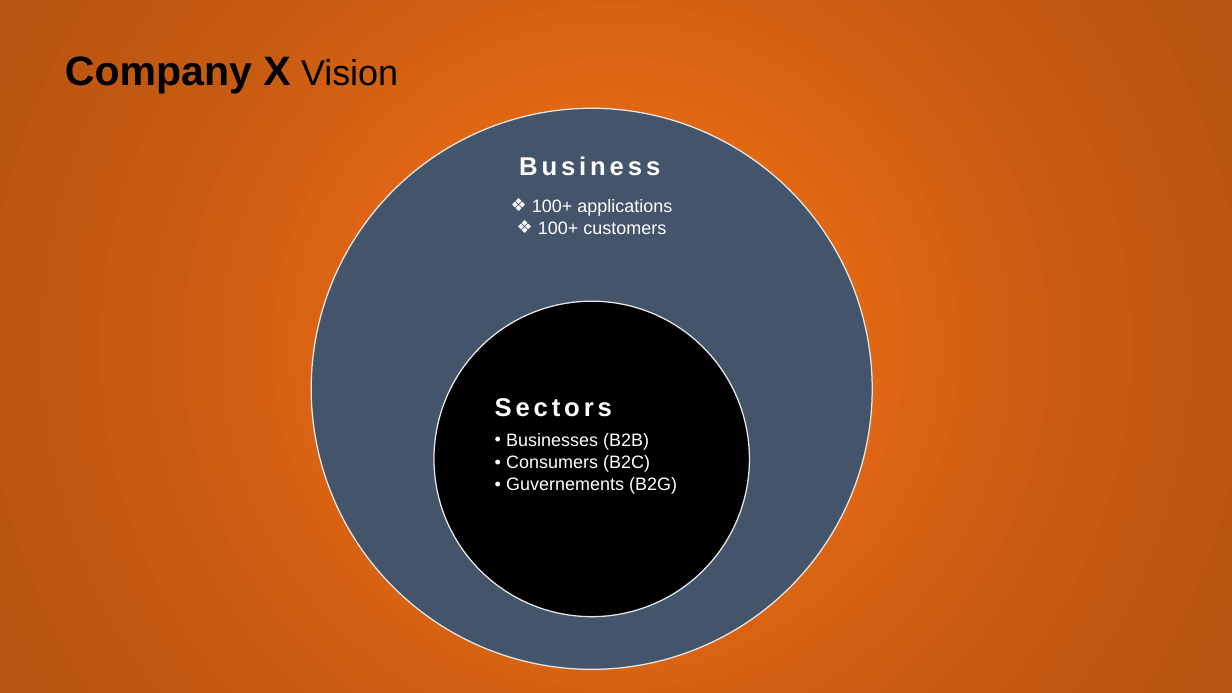
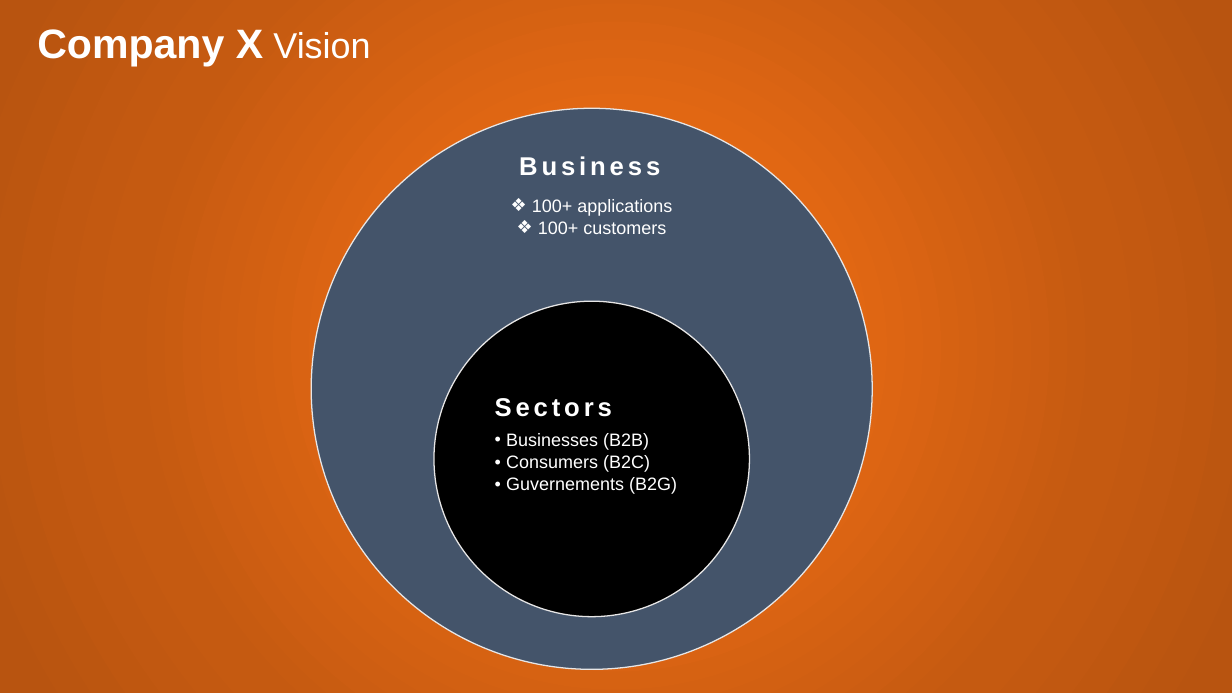
Before and after one commit to aleptra/front, a slide deck: slide 19 of _front.pptx (slide 17 before the commit). Drawn at 1232x693 pixels with LibreOffice and Linux fonts; fonts in the diff are those of the drawing. Boxes give left, top, right and bottom in pixels: in the first picture for what was removed or moved away, otherwise in the second. Text is boxed around its words. In the diff, an @@ line names an element or a change of style, - is before the commit and + after.

```diff
--- a/_front.pptx
+++ b/_front.pptx
@@ text "Company X Vision": place and size @@
-text "Company X Vision" at box(65, 56, 398, 94)
+text "Company X Vision" at box(37, 29, 370, 66)
@@ text "Company X Vision" at box(37, 29, 370, 66): text colour #000000 to #FFFFFF @@
```
Also in this commit, not shown: 16 other slides changed, 2 slides added.
